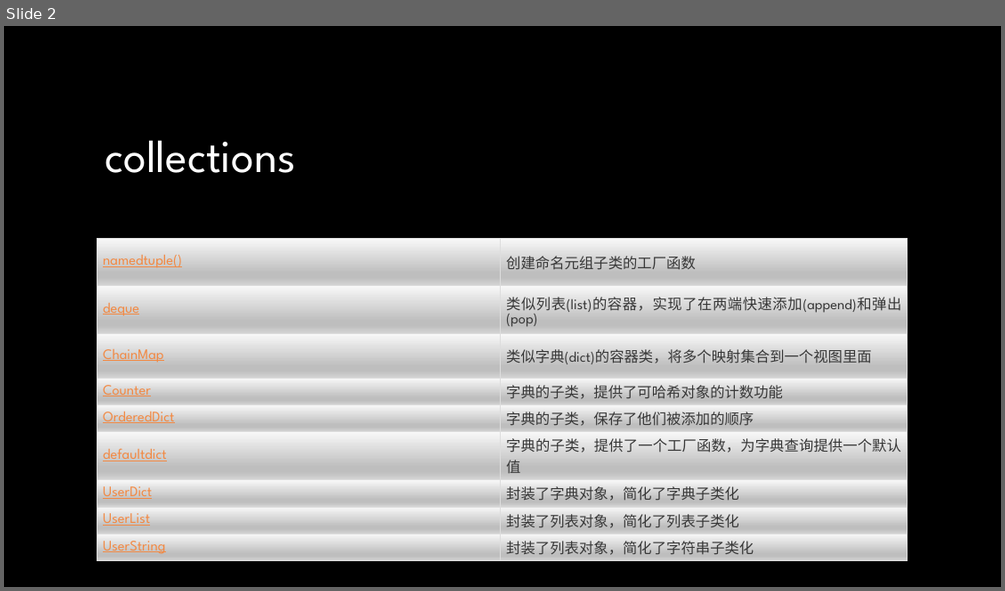
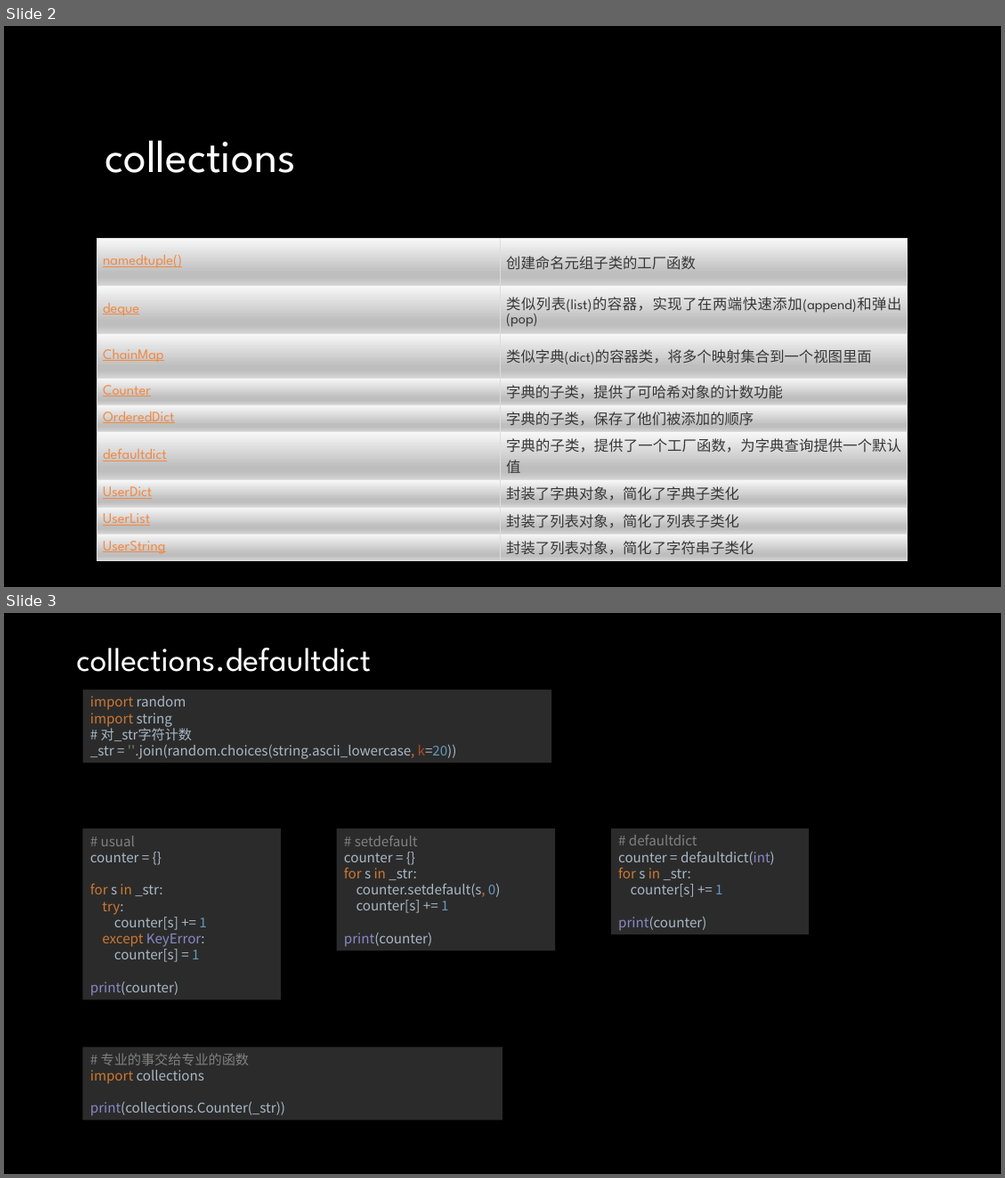
Before and after one commit to Darr-en1/ppt, a slide deck: python内置语法让你的代码pythonic.pptx. Shown one above the other, each under a label of ours: slide 2 before the commit, slides 2 and 3 after it. The pictures are 1005x591 and 1005x1178 pixels, drawn with LibreOffice and Linux fonts; fonts in the diff are those of the drawing; background and template pictures are left out. Boxes give left, top, right and bottom in pixels: in the first picture for what was removed or moved away, otherwise in the second. Text is boxed around its words. In the diff, an @@ line names an element or a change of style, - is before the commit and + after.

```diff
--- a/python内置语法让你的代码pythonic.pptx
+++ b/python内置语法让你的代码pythonic.pptx
@@ slide 3 added at box(4, 613, 1001, 1174), background picture (left out) @@
@@ title added at box(76, 648, 371, 672), 32 pt, text gradient #FFFFFF to #A6A6A6 @@
+collections.defaultdict
@@ rectangle added at box(82, 690, 551, 763), fill #2B2B2B, 13 pt, text #A9B7C6 @@
+import random
+import string
+# 对_str字符计数
+_str = ''.join(random.choices(string.ascii_lowercase, k=20))
@@ rectangle added at box(82, 828, 281, 999), fill #2B2B2B, 13 pt, text #A9B7C6 @@
+# usual
+counter = {}
+for s in _str:
+try:
+counter[s] += 1
+except KeyError:
+counter[s] = 1
+print(counter)
@@ rectangle added at box(337, 828, 555, 950), fill #2B2B2B, 13 pt, text #A9B7C6 @@
+# setdefault
+counter = {}
+for s in _str:
+counter.setdefault(s, 0)
+counter[s] += 1
+print(counter)
@@ rectangle added at box(611, 828, 809, 933), fill #2B2B2B, 13 pt, text #A9B7C6 @@
+# defaultdict
+counter = defaultdict(int)
+for s in _str:
+counter[s] += 1
+print(counter)
@@ rectangle added at box(82, 1046, 502, 1120), fill #2B2B2B, 13 pt, text #A9B7C6 @@
+# 专业的事交给专业的函数
+import collections
+print(collections.Counter(_str))
```
Also in this commit, not shown: 1 slide removed.
